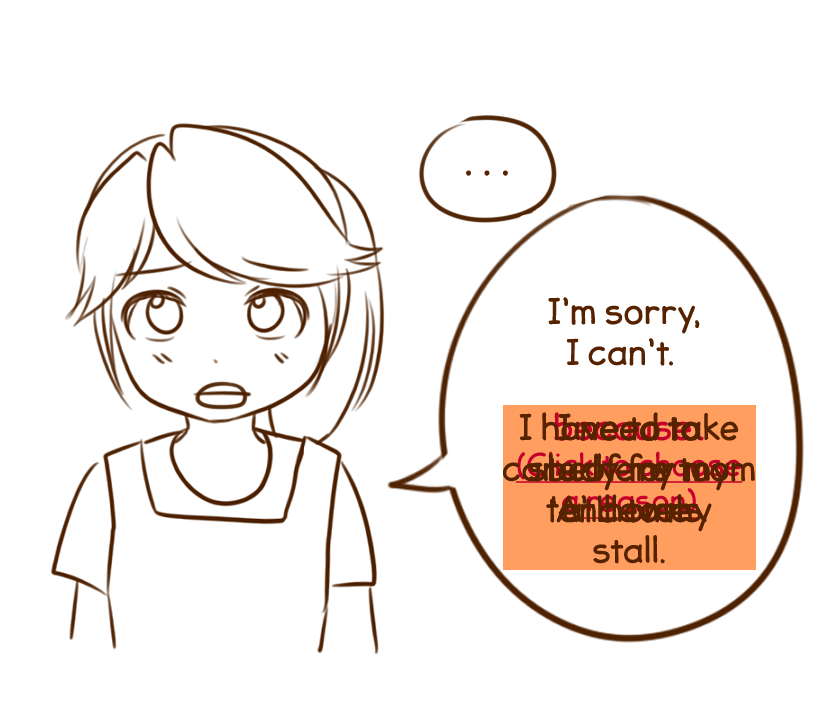
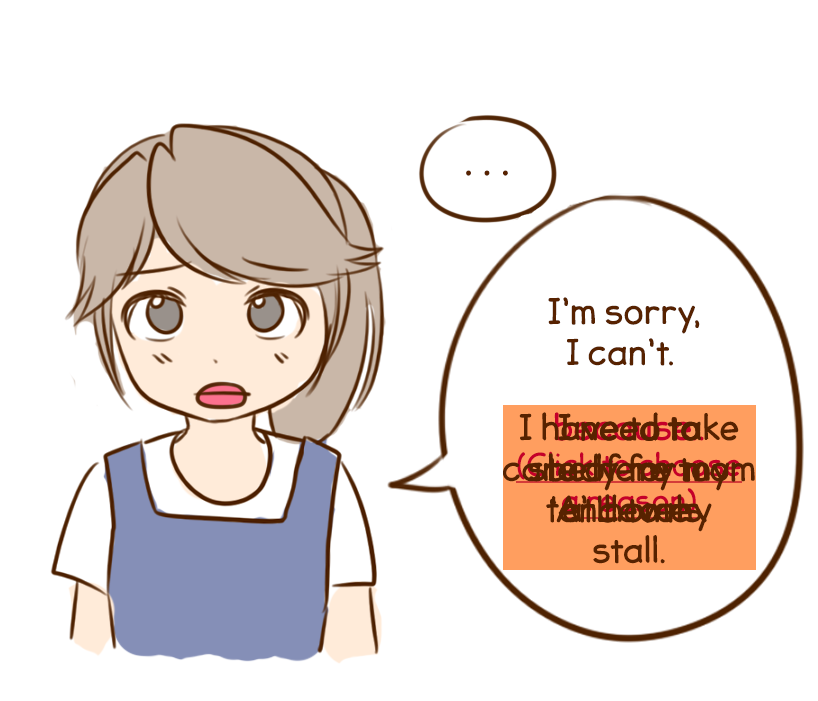
Layers edited between the first and the second (818, 701) image:
added layer "eyes" in group "COlor" over [144, 292, 283, 332]
added layer "skin2" in group "COlor" over [196, 382, 245, 408]
added layer "skin1" in group "COlor" over [68, 236, 383, 664]
added layer "pinafore" in group "COlor" over [102, 437, 339, 662]
added layer "hair" in group "COlor" over [70, 123, 392, 446]
